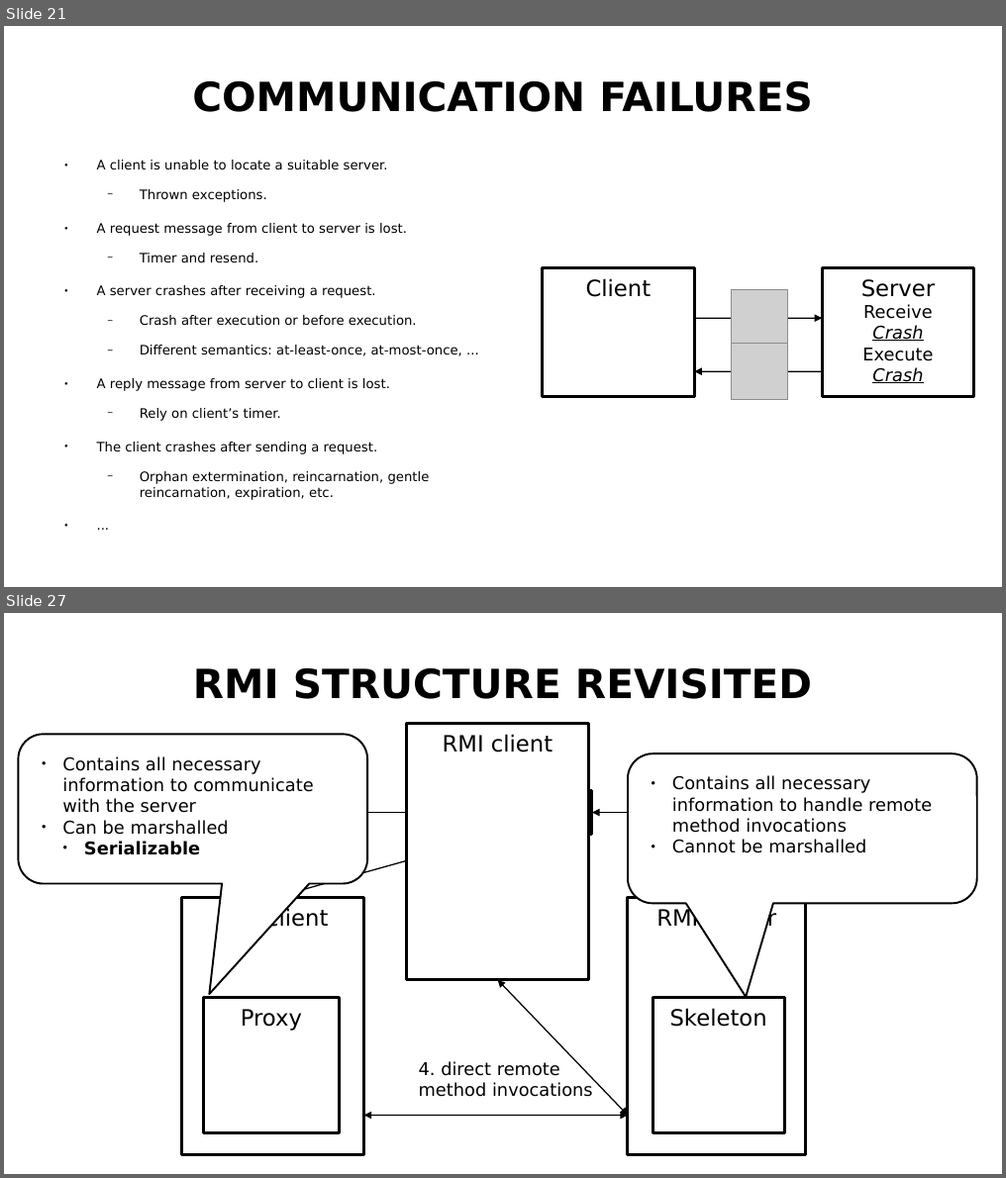
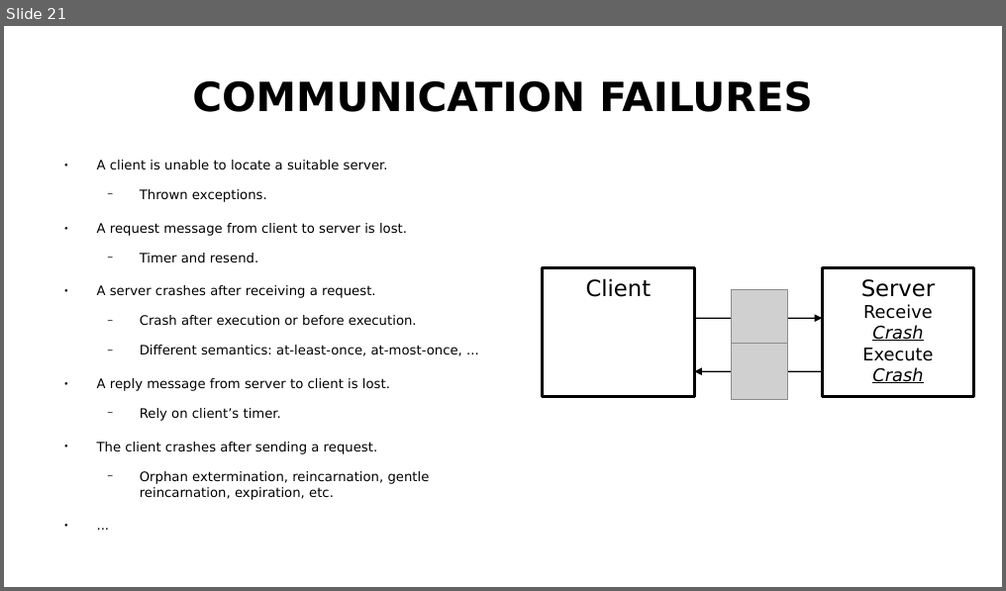
Before and after one commit to MID-IST-FALL-2018/mid-ist-fall-2018.github.io, a slide deck: assets/lectures-slides/MID-lecture-2.odp. Shown one above the other, each under a label of ours: slides 21 and 27 before the commit, slide 21 after it; the slides between them are not shown. The pictures are 1006x1178 and 1006x591 pixels, drawn with LibreOffice and Linux fonts; fonts in the diff are those of the drawing; grey boxes stand for pictures. Boxes give left, top, right and bottom in pixels: in the first picture for what was removed or moved away, otherwise in the second. Text is boxed around its words. In the diff, an @@ line names an element or a change of style, - is before the commit and + after.

```diff
--- a/assets/lectures-slides/MID-lecture-2.odp
+++ b/assets/lectures-slides/MID-lecture-2.odp
@@ slide 27 removed at (4,613,1002,1174), background #FFFFFF @@
@@ title removed at (193,668,812,699) @@
-RMI STRUCTURE REVISITED
@@ rectangle removed at (407,724,589,979) @@
-RMI client
@@ rounded speech box removed at (19,735,368,883) @@
@@ text removed at (62,757,314,856) @@
-● Contains all necessary information to communicate with the server
-● Can be marshalled
-  ● Serializable
@@ group removed at (184,755,932,898): 2 elbow arrows, 2 texts, 1 rectangle, 1 arrow @@
-1. server remote object “stub”
-2. client requests remote object
@@ rounded speech box removed at (628,755,977,904) @@
@@ text removed at (672,775,870,854) @@
-● Contains all necessary information to handle remote method invocations
-● Cannot be marshalled
@@ rectangle removed at (182,898,364,1155) @@
-RMI client
@@ rectangle removed at (628,898,806,1155) @@
-RMI server
@@ rectangle removed at (203,998,339,1134) @@
-Proxy
@@ double arrow removed from (498, 980) to (628, 1116) @@
@@ rectangle removed at (653,998,785,1134) @@
-Skeleton
@@ text removed at (419,1061,593,1097) @@
-4. direct remote method invocations
@@ double arrow removed from (364, 1116) to (628, 1116) @@
```
Also in this commit, not shown: 3 slides changed, 7 other slides removed, 4 other files.
